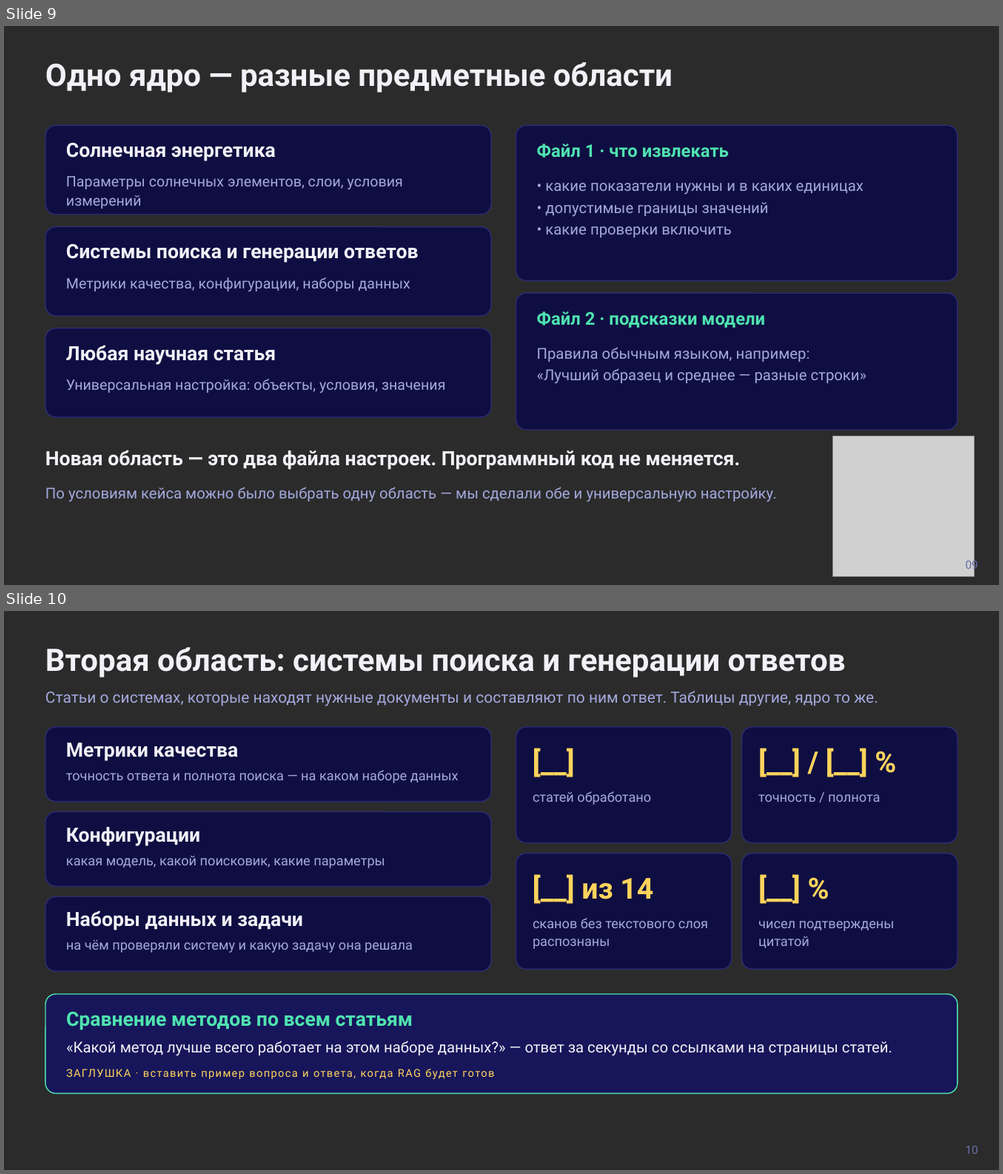
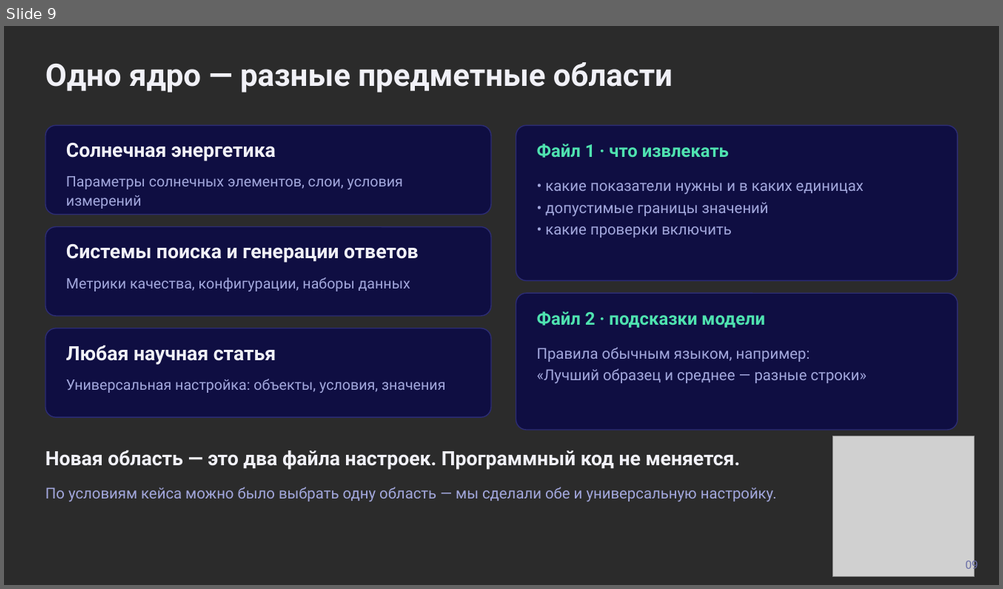
Before and after one commit to TawerkaQQ/cybergarden_xx_vinity, a slide deck: presentation/presentation.pptx. Shown one above the other, each under a label of ours: slides 9 and 10 before the commit, slide 9 after it. The pictures are 1003x1174 and 1003x589 pixels, drawn with LibreOffice and Linux fonts; fonts in the diff are those of the drawing; grey boxes stand for pictures; background and template pictures are left out; a plain dark background stands for a picture behind light text. Boxes give left, top, right and bottom in pixels: in the first picture for what was removed or moved away, otherwise in the second. Text is boxed around its words. In the diff, an @@ line names an element or a change of style, - is before the commit and + after.

Commit message:
Обновить презентацию: RAG-система, технологии, скриншоты интерфейса вместо гифок

```diff
--- a/presentation/presentation.pptx
+++ b/presentation/presentation.pptx
@@ slide 10 removed at bbox=[4, 611, 999, 1170], background picture (left out) @@
@@ text removed at bbox=[45, 647, 845, 678] @@
-Вторая область: системы поиска и генерации ответов
@@ text removed at bbox=[45, 691, 878, 706] @@
-Статьи о системах, которые находят нужные документы и составляют по ним ответ. Таблицы другие, ядро то же.
@@ rounded rectangle removed at bbox=[45, 727, 491, 802] @@
@@ text removed at bbox=[66, 743, 239, 761] @@
-Метрики качества
@@ rounded rectangle removed at bbox=[516, 727, 731, 844] @@
@@ text removed at bbox=[532, 743, 719, 781] @@
-[__]
@@ rounded rectangle removed at bbox=[742, 727, 958, 844] @@
@@ text removed at bbox=[758, 743, 945, 781] @@
-[__] / [__] %
@@ text removed at bbox=[66, 770, 458, 783] @@
-точность ответа и полнота поиска — на каком наборе данных
@@ text removed at bbox=[532, 792, 651, 805] @@
-статей обработано
@@ text removed at bbox=[758, 795, 879, 802] @@
-точность / полнота
@@ rounded rectangle removed at bbox=[45, 812, 491, 886] @@
@@ text removed at bbox=[66, 827, 200, 846] @@
-Конфигурации
@@ rounded rectangle removed at bbox=[516, 854, 731, 970] @@
@@ rounded rectangle removed at bbox=[742, 854, 958, 970] @@
@@ text removed at bbox=[66, 856, 385, 869] @@
-какая модель, какой поисковик, какие параметры
@@ text removed at bbox=[758, 870, 945, 907] @@
-[__] %
@@ rounded rectangle removed at bbox=[45, 897, 491, 971] @@
@@ text removed at bbox=[581, 878, 653, 900] @@
-[__] из 14
@@ text removed at bbox=[66, 911, 303, 931] @@
-Наборы данных и задачи
@@ text removed at bbox=[532, 918, 708, 949] @@
-сканов без текстового слоя распознаны
@@ text removed at bbox=[758, 921, 894, 948] @@
-чисел подтверждены цитатой
@@ text removed at bbox=[66, 940, 412, 953] @@
-на чём проверяли систему и какую задачу она решала
@@ rounded rectangle removed at bbox=[45, 994, 958, 1093] @@
@@ text removed at bbox=[66, 1012, 413, 1031] @@
-Сравнение методов по всем статьям
@@ text removed at bbox=[66, 1041, 892, 1056] @@
-«Какой метод лучше всего работает на этом наборе данных?» — ответ за секунды со ссылками на страницы статей.
@@ text removed at bbox=[66, 1069, 494, 1079] @@
-ЗАГЛУШКА · вставить пример вопроса и ответа, когда RAG будет готов
@@ text removed at bbox=[965, 1146, 978, 1154] @@
-10
```
Also in this commit, not shown: 6 slides changed, 2 slides added, 1 other slide removed.
